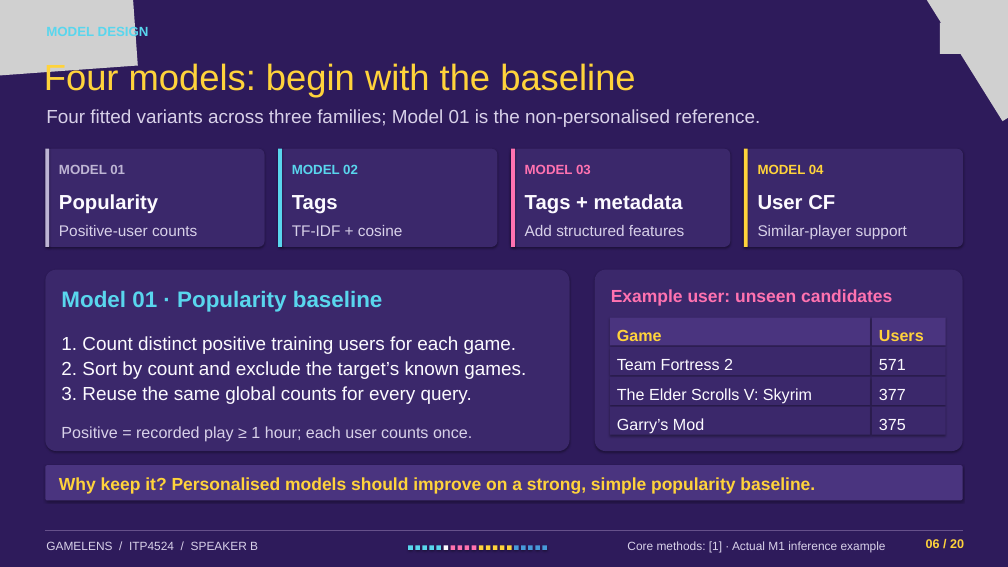
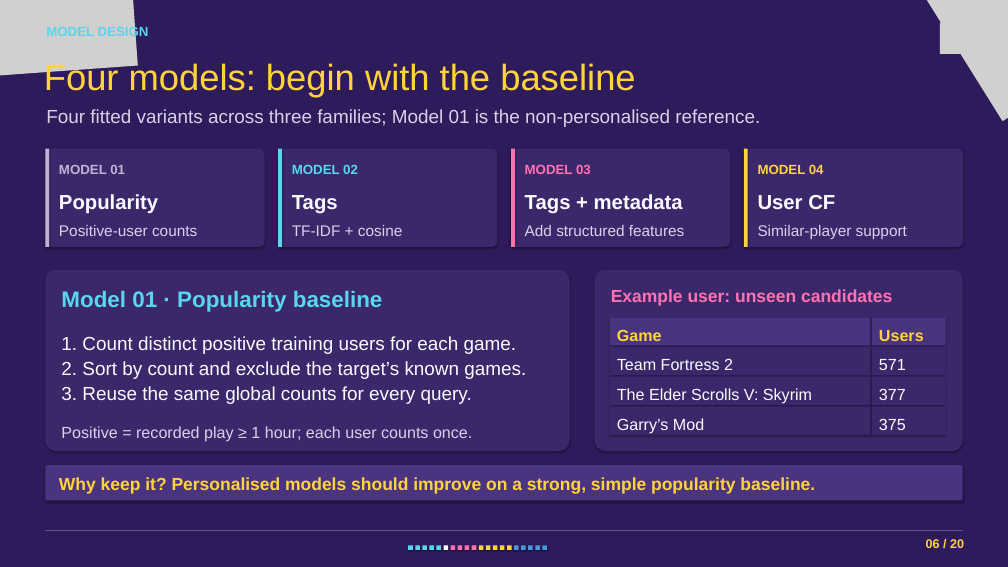
Before and after one commit to CalebChan411/ITP4524GP, a slide deck: slide 6 of part_b/game_recommendation/presentation.pptx. Drawn at 1008x567 pixels with LibreOffice and Linux fonts; fonts in the diff are those of the drawing; grey boxes stand for pictures. Boxes give left, top, right and bottom in pixels: in the first picture for what was removed or moved away, otherwise in the second. Text is boxed around its words. In the diff, an @@ line names an element or a change of style, - is before the commit and + after.

```diff
--- a/part_b/game_recommendation/presentation.pptx
+++ b/part_b/game_recommendation/presentation.pptx
@@ text removed at box(46, 541, 258, 550) @@
-GAMELENS / ITP4524 / SPEAKER B
@@ text removed at box(627, 541, 886, 553) @@
-Core methods: [1] · Actual M1 inference example
```
Also in this commit, not shown: 17 other slides changed, 1 slide added, 1 slide removed, 4 other files.
